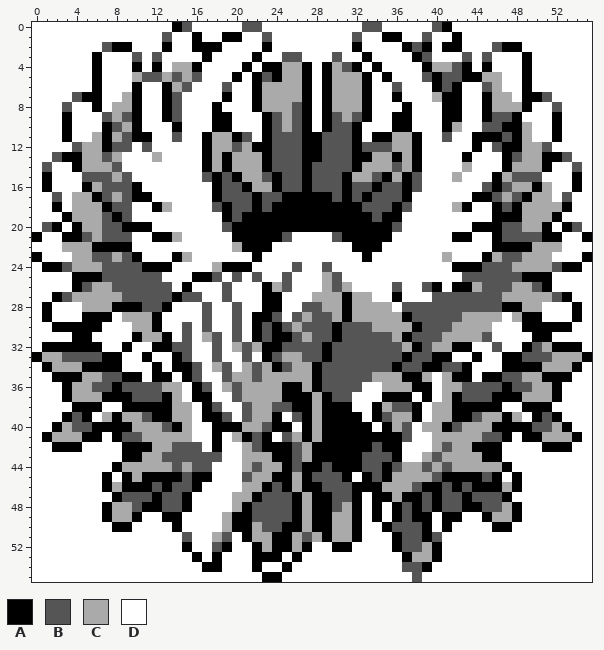
Two versions of one pixel-art sprite, gfx/title/title_hooh.png. The picture above is the old version.
The file is 56x56 pixels.
Palette (. is transparent): A #000000  B #555555  C #aaaaaa  D #ffffff
Pixels before (only the part around the change), first column x 0:
 0 DDDDDDDDDDDDDDABDDDDDBBDDDDDDDDDDBBDDDDDBADDDDDDDDDDDDDD
 1 DDDDDDDDDDDDDBDDADDAADDBDDDDDDDDBDDAADDBDDADDDDDDDDDDDDD
 2 DDDDDDDBAADDDADDAAADDDDADDDDDDDDADDDDABADAADDDBAADDDDDDD
 3 DDDDDDADDDBDBDDDDADDDDADDBBDDDBDDADDDDABDDDBDBDDDADDDDDD
 4 DDDDDDADDDADADCCADDDDADAACCADACBADADDDDACCBADADDDADDDDDD
 5 DDDDDDADDDCBBCBCBDDDADABACCADACCCADADDDBABBAACCDDADDDDDD
 6 DDDDDDADDDADDACBDDDBDDACCCCADACCCADDBDDDABADDBCDDADDDDDD
 7 DDDDBAADDCADDABDDDDADDACCCCADACCCADDADDDCAADDACCDAABDDDD
 8 DDDBDDADCCADDABDDDADDDACCCBADACCCADDDADDDAADDACCCADDBDDD
 9 DDDADDDBCBADDABDDDAADDDABCBADABCBADDAADDDAADDABBADDDADDD
10 DDDADDDABCADDDADDDAADDDABCBADABBADDDAADDDACDDBBAACDDADDD
11 DDDADDCACBAADDBDDACCABDABBBAABBBADAACCADDBDDAAABACDDADDD
12 DDDDBCCABBDBDDDDDACCBCAABBBAABBBABBBCCADDDDDADBAACCBDDDD
13 DDBAACCBCDDDCDDDDACACCCABBBAABBBAACCACADDDDADDDABCCAABDD
14 DBDDACCCBDDDDDDDDACACCCABBBABBBBACCCBCADDDDCDDDACCCADDBD
15 DADDDBBBCBDDDDDDDBABACCBABBABBBACCBACABDDDCDDDACBBBDDDAD
16 DADDDACBBBADDDDDDDABBACCABBABBBABBABBABDDDDDDBABCCACDDAD
17 DDBDCCABCBAADDDDDDABBBABBAAAAABABABBBADDDDDDAABCBACCDBDD
18 DDADCCCABBDDACDDDDBABBABAAAAAAAAABBBABDDDDCADDABACCCCADD
19 DDDACCCBABDDDDDDDDDABAAAAAAAAAAAAABAADDDDDDDDDAAACCCADDD
20 DBADACCBBAAADDDDDDDBAAAAAAAAAAAAAAAABDDDDDDDAAABBCCADABD
21 ADDAABCBBBDDAACDDDDDAAAAABDDDDBAAAAADDDDDDAADDABBBBAADDA
22 DDDCCCAAAADDDDDDDDDDCAAADDDDDDDDAAADDDDDDDDDDDAAAACCCDDD
23 ADDDCCBBCBADDDACDDDDDDADDDDDDDDDDADDDDDDDCDDDACBBCCCDDDA
24 DAABCCCBBBBAAADDDDCAAADDDDBDDBDDDDDDDDDDDDAAABBBCCCCBAAD
25 DDDDAAABBBBBBDDDAABDBDBDDBDDDCBDDDDDDDDDDDDBBBBBBAAADDDD
26 DDDDABCCBBBBBBDADDDBDDDACBDDDCBCDDDDBDDBADAACBBBCCBADDDD
27 DDABCCCCCBBBBBABBDDBDDDAADDDCCCACCDDADDDBBBBBBBCCCCCBADD
28 DADDDCCCAAABBADDDBDDBDDAADDBBCCACCCCDBBBBBBBBBBAACCDDDAD
29 DADDDAAADCCCADDDDBDDBDAABDBCBBCACCCCCABBBBBCCCCDCAADDDAD
30 DDAAAAADDDCCADDBDBDDBDABABCBBBABBBCCCCABBBCCCCDDDAAAAADD
31 DDDDAADDDDACCADBDCBDBDABAABCBBABBBBBCABBBCCCCBDDDDAADDDD
32 DAAAAAADDADDAABBDDBDCBCAABBBBABBBBBBBCABCCAADDBDDABCAAAD
33 ACCBBBBAADDADDABDDBDDBDABCCBBABBBBBBBABBAADDADDAABBBCCCA
34 DACCCAAAADDDADAABDCBDCBCABCCABBBBBBBABBAABBADDDAAAACCCAD
35 DDAAACCBBAADAADABDDBCCBCCCCCABBBBBCCCAACDCAADAABBCCAAADD
36 DDDACCBBABBBBCCDABDCBCCCCAACABBBBDDCCCAADCCBBBBABBCCADDD
37 DDDACCCAAABBBACDAADDBCCCCAAACABBDDDAAADADCABBBAAACCCADDD
38 DDDDAAADDAAAAACCDABDDBCCBBAACAAADDACBBADCCAAAAADDAAADDDD
39 DDDABADCACCBAACCDAABDBCCADBACAAAADABCCADCCAABCCACDABADDD
40 DDACBBAAAACCCBACDDAAACCBAADACAAAAADACBDCCABCCCAAAABBCADD
41 DACCCAADABBCCCCCDDADCABADBCACAAAAAAAABDDCCCCCBBADAACCCAD
42 DDAAADDDDAAACCBBBDADDCBAAABCAAAAAABAADDDCBCCAAADDDDAAADD
43 DDDDDDDDDAACCBBBBBBDDCCCAABCAAAAABBBADDCBCCCCAADDDDDDDDD
44 DDDDDDDDACCCCCBCBBDDDCBCCABAABAAABBABCCBCBCCCCCADDDDDDDD
45 DDDDDDDADACAAAABAADDDBCCAACABBBADABACCCCBAAAABADADDDDDDD
46 DDDDDDDACAAABABBADDDDCCABACAABBBAAACCCBAABABAAACADDDDDDD
47 DDDDDDDDABBBABBADDDDCCABBBACAABBADAACAABABBABBBADDDDDDDD
48 DDDDDDDACCBAABBADDDDCABBBBACAABCADADABABABBAABBCADDDDDDD
49 DDDDDDDACCADDAADDDDCAABBBBACAACCADADABAADAADDACCADDDDDDD
50 DDDDDDDDAADDDDADDDDCAACBBAACAACCADDABBBADADDDDAADDDDDDDD
51 DDDDDDDDDDDDDDDBDDCBDACCAACBCACCADDDABBABDDDDDDDDDDDDDDD
52 DDDDDDDDDDDDDDDADDBADDACAACADDAADDDDABBCADDDDDDDDDDDDDDD
53 DDDDDDDDDDDDDDDDADADDDAAADADDDDDDDDDDACCADDDDDDDDDDDDDDD
54 DDDDDDDDDDDDDDDDDAADDDADDADDDDDDDDDDDBBADDDDDDDDDDDDDDDD
55 DDDDDDDDDDDDDDDDDDDDDDDAADDDDDDDDDDDDDBDDDDDDDDDDDDDDDDD
The same view after the edit:
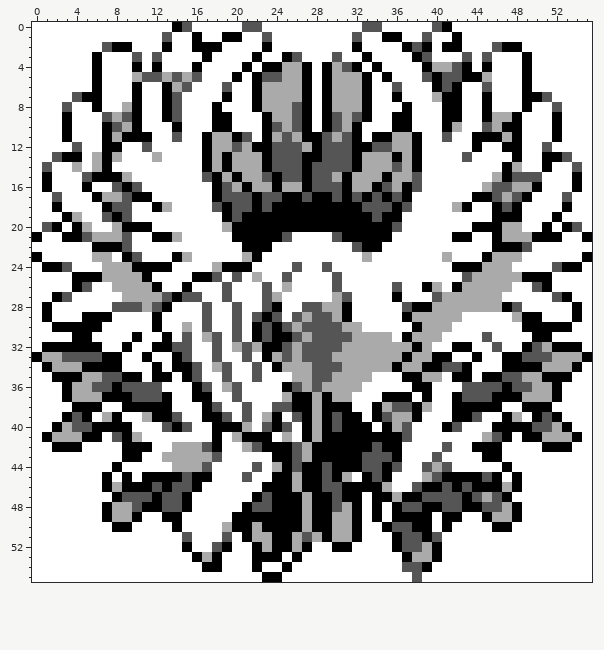
Message: Refine title screen sprite Base by Farore
The edit:
y 3: x 25 B -> A
y 4: x 14..15 CC -> DD
y 5: x 24 A -> B; x 46 C -> D
y 6: x 46 C -> D
y 7: x 9 C -> D; x 46..47 CC -> DD
y 8: x 8 C -> D; x 46..48 CCC -> DDD
y 9: x 24 B -> C; x 46..47 BB -> CC
y 10: x 31 B -> C; x 46 B -> C; x 49 C -> D
y 11: x 6 C -> D; x 9 B -> A; x 24 B -> C; x 26 B -> C; x 30 B -> C; x 47 B -> C; x 49 C -> D
y 12: x 5..6 CC -> DD; x 8..9 BB -> AD; x 27 A -> C; x 33 B -> A; x 46 B -> D; x 49..50 CC -> DD
y 13: x 5 C -> D; x 7 B -> A; x 33 A -> C; x 43 A -> B; x 47..50 ABCC -> DADD
y 14: x 4..5 AC -> CD; x 7..8 CB -> AD; x 43 C -> D; x 49..50 CC -> DD
y 15: x 6..9 BBCB -> AAAC; x 19 B -> C; x 30 B -> C; x 34 B -> C; x 37 A -> C; x 42 C -> D; x 46..47 AC -> CA
y 16: x 6..7 CB -> DD; x 9..10 BA -> AB; x 20 B -> C; x 25..26 BB -> CC; x 32..33 BB -> CC; x 36 B -> C; x 45..46 BA -> CB; x 51 C -> D
y 17: x 4..5 CC -> DD; x 7 B -> C; x 27 A -> B; x 35 B -> A; x 50..51 CC -> DD
y 18: x 4..6 CCC -> DDD; x 49..52 CCCC -> DDDD
y 19: x 5..6 CC -> DD; x 49..51 CCC -> DDD
y 20: x 6..8 CBB -> DDC; x 19 B -> C; x 47..50 BBCC -> CCDD
y 21: x 7..8 BB -> CC; x 47..50 BBBB -> CCCA
y 22: x 3..5 CCC -> DDD; x 9 A -> B; x 20 C -> D; x 32 A -> B; x 49..52 ACCC -> BDDD
y 23: x 4..10 CCBBCBA -> DDCCDAB; x 21 D -> C; x 33 A -> C; x 47..51 BBCCC -> CCDDD
y 24: x 4..10 CCCBBBB -> DDDCCCA; x 45..51 BBBCCCC -> CCCDDDD
y 25: x 7..12 BBBBBB -> CCCCAD; x 22 B -> C; x 29 C -> D; x 44..48 BBBBB -> CCCCC
y 26: x 6..13 CCBBBBBB -> DDCCCCAD; x 23..25 ACB -> BDC; x 29 C -> D; x 31 C -> D; x 39..40 BA -> AC; x 43 A -> C; x 45..49 BBBCC -> CCCDD
y 27: x 4..12 CCCCCBBBB -> DDDDDCCCC; x 23..24 AA -> BC; x 28..29 CC -> DD; x 31..33 ACC -> BDD; x 41..51 BBBBBBCCCCC -> CCCCCCDDDDD
y 28: x 5..11 CCCAAAB -> DDDBBBC; x 23 A -> B; x 32..35 CCCC -> DDDD; x 38..46 BBBBBBBBB -> AACCCCCCC; x 48..50 ACC -> BDD
y 29: x 9..11 CCC -> DDD; x 22 A -> B; x 32..36 CCCCC -> DDDDD; x 38..46 BBBBBCCCC -> CCCCCDDDD
y 30: x 10..11 CC -> DD; x 15 B -> C; x 30..37 ABBBCCCC -> BCCDDDDD; x 39..45 BBBCCCC -> CCCDDDD
y 31: x 11..12 CC -> DD; x 30 A -> B; x 32..36 BBBBC -> CCCCD; x 38..44 BBBCCCC -> CCCDDDD
y 32: x 26 B -> C; x 29 A -> B; x 31..36 BBBBBB -> CCCCCC; x 39..41 BCC -> CDD
y 33: x 24..25 BC -> CB; x 29..36 ABBBBBBB -> BCCCCCCC; x 38..39 BB -> CC
y 34: x 21 C -> D; x 23 C -> D; x 25 B -> C; x 28 A -> B; x 31..35 BBBBB -> CCCCC; x 37..38 BB -> CC
y 35: x 20..21 CC -> DD; x 23..25 CCC -> DDD; x 28 A -> B; x 30..36 BBBBCCC -> CCCCDDD; x 40..41 DC -> CD
y 36: x 13..14 CC -> DD; x 21..24 CCCC -> DDDD; x 26 A -> B; x 28..32 ABBBB -> BCCCC; x 35..37 CCC -> DDD; x 41..42 CC -> DD
y 37: x 14 C -> D; x 21..25 CCCCA -> DDDDC; x 30..31 BB -> CC; x 41 C -> D
y 38: x 14..15 CC -> DD; x 22..23 CC -> DD; x 39..41 DCC -> CDD
y 39: x 9..11 CCB -> DDC; x 14..15 CC -> BD; x 22 C -> D; x 30 A -> B; x 40..41 CC -> DD; x 45..46 CC -> DD
y 40: x 10..12 CCC -> DDD; x 15 C -> B; x 22 C -> D; x 25 A -> B; x 30 A -> B; x 39..40 CC -> DD; x 43..45 CCC -> DDD
y 41: x 8..15 ABBCCCCC -> BACDDDDD; x 22 B -> A; x 25..26 BC -> CD; x 40..45 CCCCCB -> DDDDDC
y 42: x 12..17 CCBBBD -> DDCCCB; x 40 C -> D; x 42..43 CC -> DD
y 43: x 11..17 CCBBBBB -> DDCCCCC; x 21..23 CCC -> DDD; x 39 C -> D; x 41..44 CCCC -> DDDD
y 44: x 9..14 CCCCCB -> DDDDDC; x 16 B -> C; x 21 C -> D; x 23 C -> D; x 37..38 CC -> DD; x 42..46 CCCCC -> DDDDD
y 45: x 10 C -> D; x 22..23 CC -> DD; x 28 B -> A; x 30..31 BA -> AC; x 36..38 CCC -> DDD
y 46: x 21..22 CC -> DD; x 24 B -> A; x 31 B -> A; x 36..37 CC -> DD
y 47: x 20..21 CC -> DD; x 24..25 BB -> AA; x 31 B -> A; x 40 A -> B; x 45 B -> C
y 48: x 20 C -> D; x 24..25 BB -> AA; x 38..39 AB -> BA
y 49: x 19 C -> D; x 22..25 BBBB -> AAAA; x 37 B -> A
y 50: x 23..24 BB -> AA; x 38 B -> A
y 51: x 18 C -> D
y 53: x 17 D -> C
Where, in picture pixels (left, top, right, bottom), the same in both pictures:
changed: (62, 52, 562, 562)
